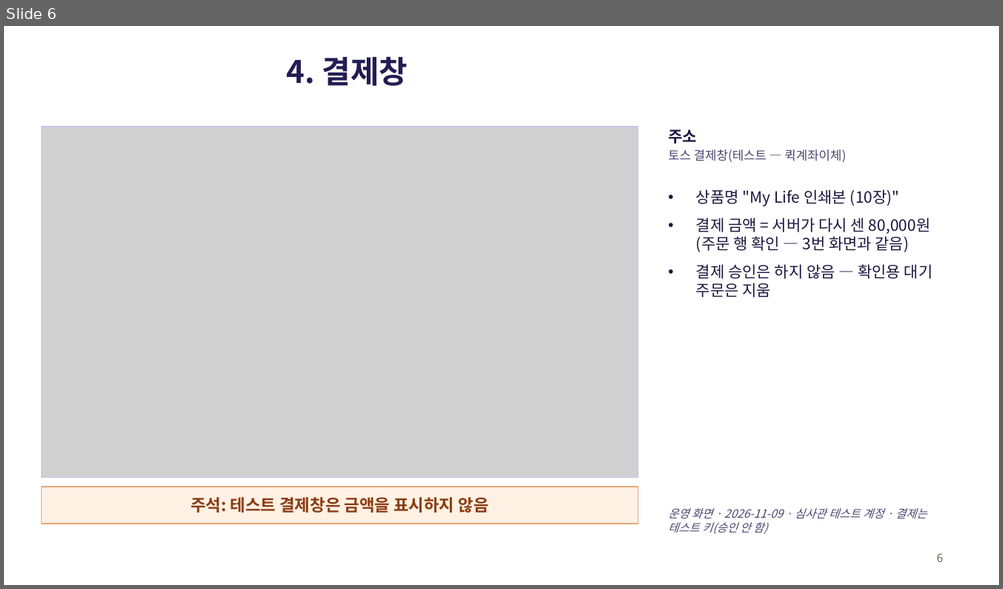
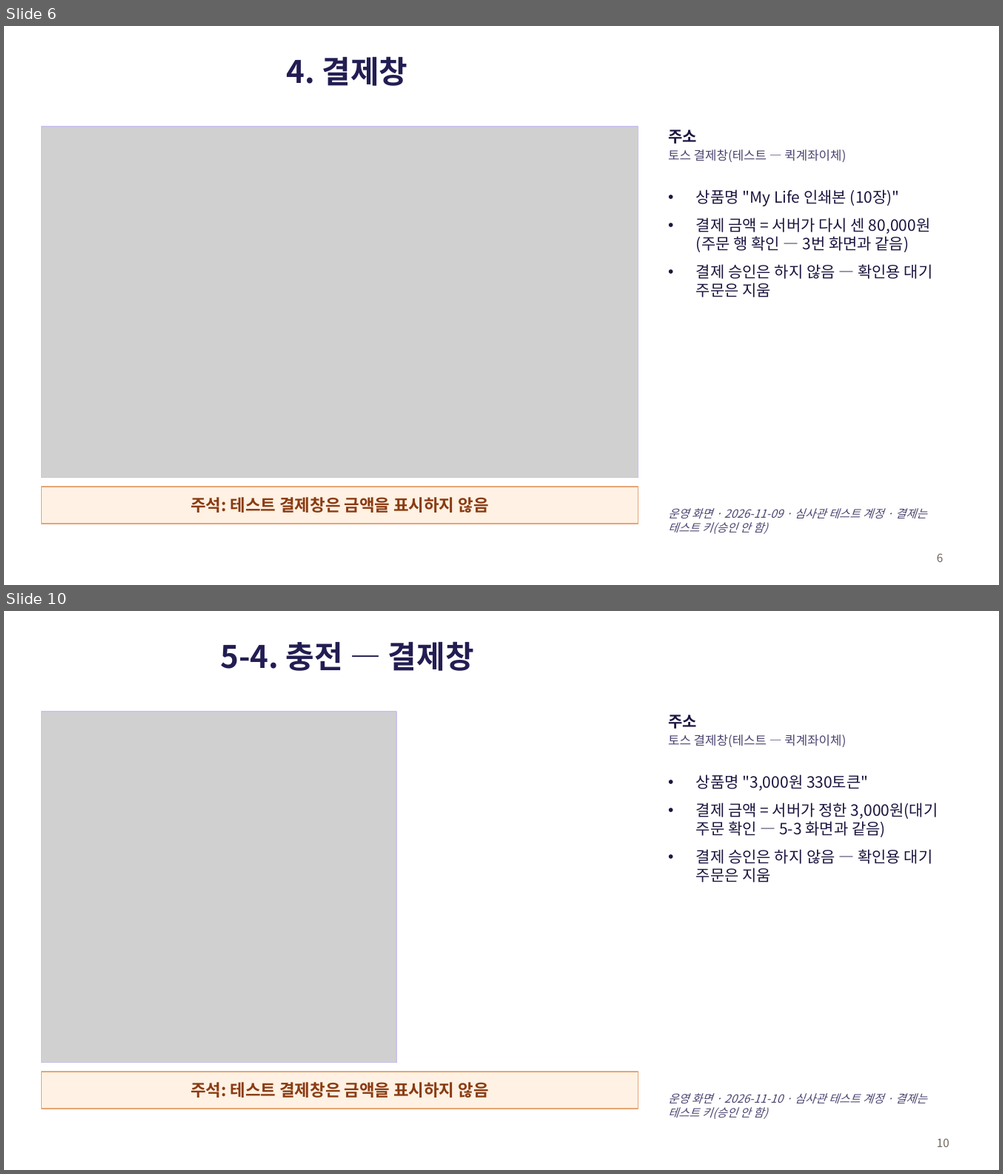
Before and after one commit to sml122900/lifebook, a slide deck: docs/toss/lifebook-결제경로.pptx. Shown one above the other, each under a label of ours: slide 6 before the commit, slides 6 and 10 after it; the slides between them are not shown. The pictures are 1003x589 and 1003x1174 pixels, drawn with LibreOffice and Linux fonts; fonts in the diff are those of the drawing; grey boxes stand for pictures. Boxes give left, top, right and bottom in pixels: in the first picture for what was removed or moved away, otherwise in the second. Text is boxed around its words. In the diff, an @@ line names an element or a change of style, - is before the commit and + after.

```diff
--- a/docs/toss/lifebook-결제경로.pptx
+++ b/docs/toss/lifebook-결제경로.pptx
@@ slide 10 added at bbox=[4, 611, 999, 1170], background #FFFFFF @@
@@ title added at bbox=[220, 641, 474, 671], 30 pt, text #221D52, bold @@
+5-4. 충전 — 결제창
@@ picture added at bbox=[41, 712, 396, 1063] @@
@@ rectangle added at bbox=[41, 712, 396, 1063], outline #C9C3E8 1 pt @@
@@ text added at bbox=[668, 715, 937, 883], 15 pt, text #1B1640 @@
+주소
+토스 결제창(테스트 — 퀵계좌이체)
+• 상품명 "3,000원 330토큰"
+• 결제 금액 = 서버가 정한 3,000원(대기 주문 확인 — 5-3 화면과 같음)
+• 결제 승인은 하지 않음 — 확인용 대기 주문은 지움
@@ rectangle added at bbox=[41, 1072, 638, 1110], fill #FFF1E3, outline #E6A574 1 pt, 16 pt, text #8A3B12, bold @@
+주석: 테스트 결제창은 금액을 표시하지 않음
@@ text added at bbox=[668, 1093, 927, 1119], 11 pt, text #4A4470, italic @@
+운영 화면 · 2026-11-10 · 심사관 테스트 계정 · 결제는 테스트 키(승인 안 함)
@@ page number added at bbox=[936, 1139, 949, 1147], 11 pt, text #6E655B @@
+10
```
Also in this commit, not shown: 3 other slides added, 2 other files.
